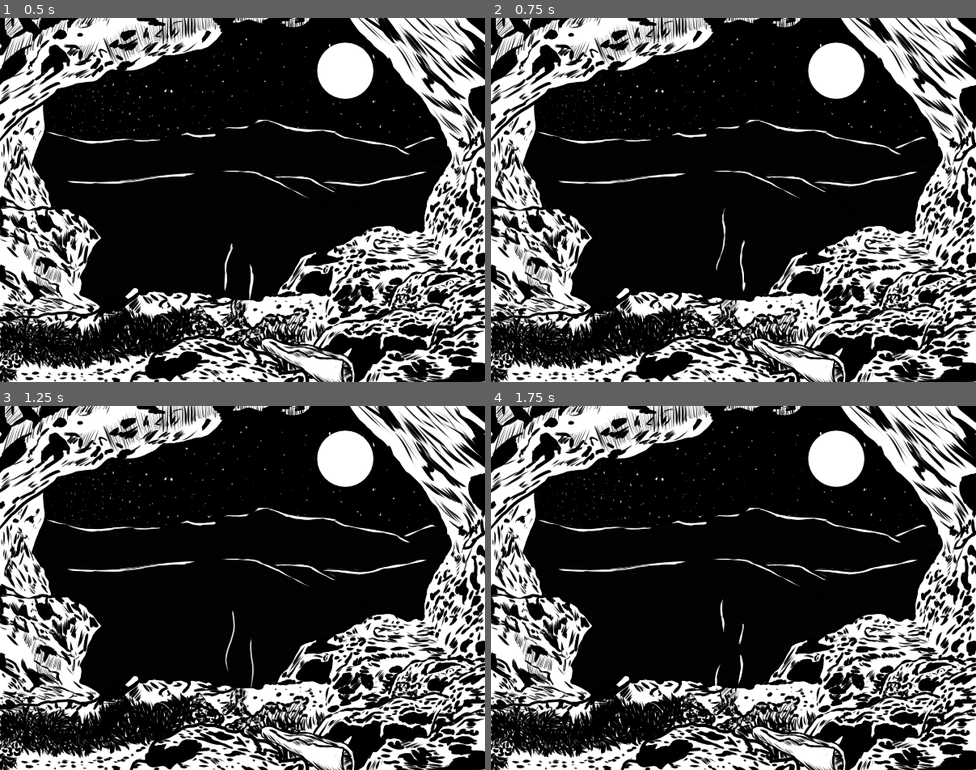
Above: before the commit, frames 1-4 (two rows, left to right).
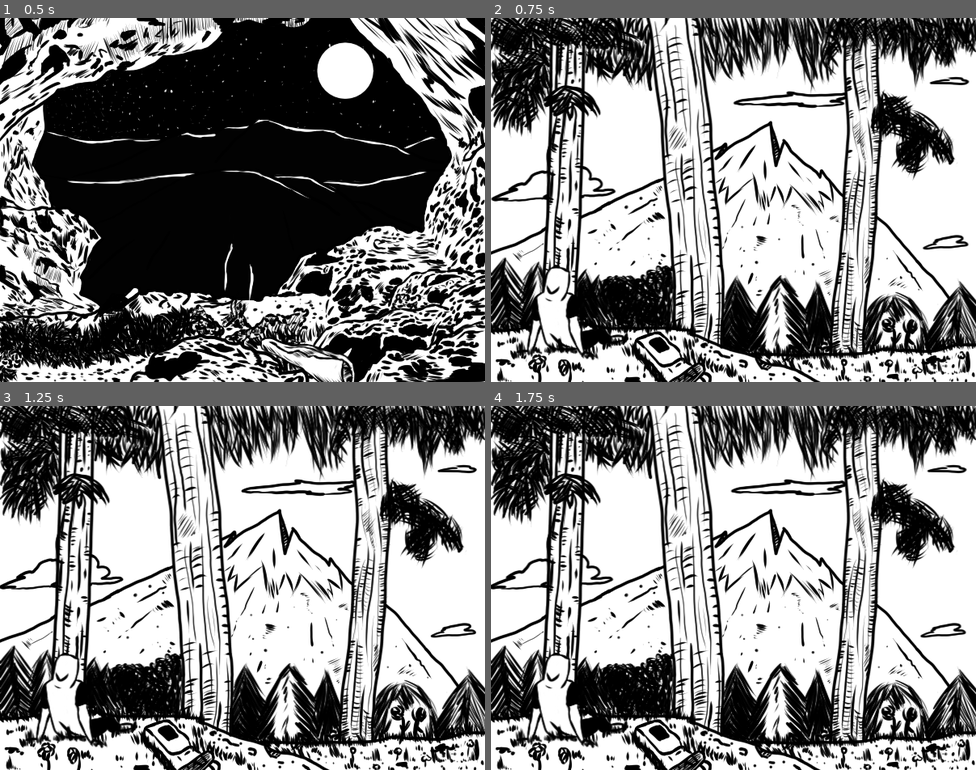
Above: after the commit, the same moments.

Repository: Ant0yne/35hJam_Edition-1
Game: Godot game, scene res://Scene/Menu.tscn
The game is run twice, just before and just after one commit, with the same random seed, the same clock (stepped at 60 frames per second) and the same inputs. The engine's default icon, where the game draws it, is replaced by a stand-in: a white triangle on a blue panel in a dark square.
Inputs (mouse positions are in pixels of both pictures, inside the frame that each line leads up to):
- Up to frame 1 (0.5 s): no input
- Up to frame 2 (0.75 s): click (563, 312) at 0.52 s
- Up to frame 3 (1.25 s): no input
- Up to frame 4 (1.75 s): no input

Frame 1 is identical in both runs. In frame 2, 75% of the frame differs, in the area x 0-100%, y 0-100%; in frame 3, 75%; in frame 4, 75%.

Commit message:
Aléatoire Nuit

Diff:
--- a/Scene/Nuit2Saison1.tscn
+++ b/Scene/Nuit2Saison1.tscn
@@ -88,7 +88,6 @@
 [node name="Personnage" type="AnimatedSprite" parent="."]
 position = Vector2( 219.593, 323.694 )
 frames = SubResource( 1 )
-frame = 3
 playing = true
 
 [node name="Tout" type="Sprite" parent="."]
--- a/Script/Menu.gd
+++ b/Script/Menu.gd
@@ -6,13 +6,18 @@
 	preload("res://Scene/Jour2Saison1.tscn")
 ]
 
+var scene_nuit = [
+	preload("res://Scene/Nuit1Saison1.tscn"),
+	preload("res://Scene/Nuit2Saison1.tscn")
+]
+
 func _ready():
 	jour_nuit = OS.get_datetime(false)
 	print(jour_nuit)
 
 func _process(delta):
 	if jour_nuit["hour"] >= 6 && jour_nuit["hour"] < 18:
-		_jour()
+		_nuit()
 	if jour_nuit["hour"] >= 18 && jour_nuit["hour"] <= 23:
 		_nuit()
 	if jour_nuit["hour"] >= 00 && jour_nuit["hour"] < 6:
@@ -29,7 +34,14 @@
 		scene_jour.clear()
 
 func _nuit():
-	get_tree().change_scene("res://Scene/Nuit1Saison1.tscn")
+	randomize()
+	if scene_nuit.empty():
+		return
+	else :
+		var scene_random = randi() % scene_nuit.size()
+		var scene = scene_nuit[scene_random].instance()
+		add_child(scene)
+		scene_nuit.clear()
 
 func _input(event):
 	if event.is_action_released("ui_cancel"):
